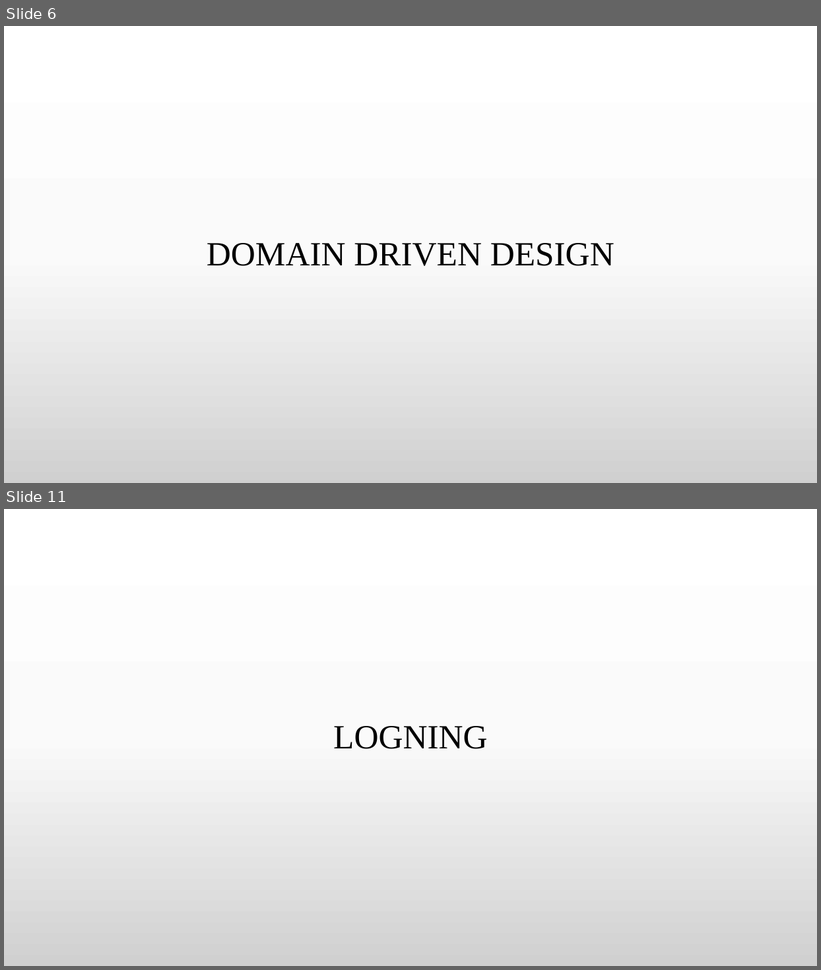
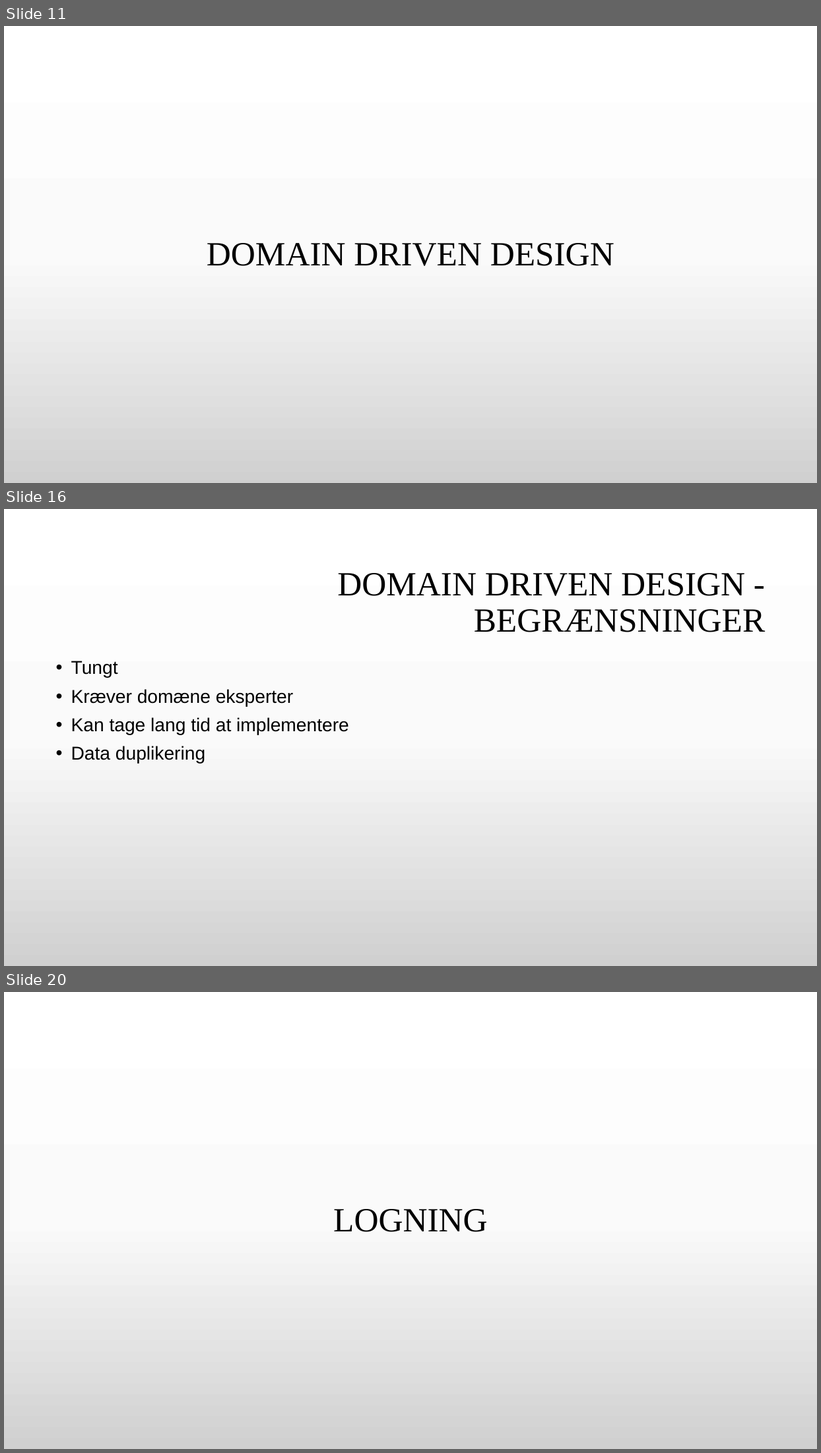
Before and after one commit to GitDeveloperBel/Kafka, a slide deck: presentation.pptx. Shown one above the other, each under a label of ours: slides 6 and 11 before the commit, slides 11, 16 and 20 after it; the slides between them are not shown. The pictures are 821x970 and 821x1453 pixels, drawn with LibreOffice and Linux fonts; fonts in the diff are those of the drawing; background and template pictures are left out. Boxes give left, top, right and bottom in pixels: in the first picture for what was removed or moved away, otherwise in the second. Text is boxed around its words. In the diff, an @@ line names an element or a change of style, - is before the commit and + after.

```diff
--- a/presentation.pptx
+++ b/presentation.pptx
@@ slide 16 added at (4, 509, 817, 966), background gradient #FFFFFF to #FBFBFB to #D1D1D1 @@
@@ title added at (337, 573, 765, 632), 40 pt, text #000000 @@
+DOMAIN DRIVEN DESIGN - BEGRÆNSNINGER
@@ text added at (71, 661, 349, 764), 22 pt, text #000000 @@
+• Tungt
+• Kræver domæne eksperter
+• Kan tage lang tid at implementere
+• Data duplikering
@@ what was slide 6 is now slide 11 @@
@@ what was slide 11 is now slide 20 @@
```
Also in this commit, not shown: 7 slides changed, 11 other slides added, 2 slides removed, 9 other files.
